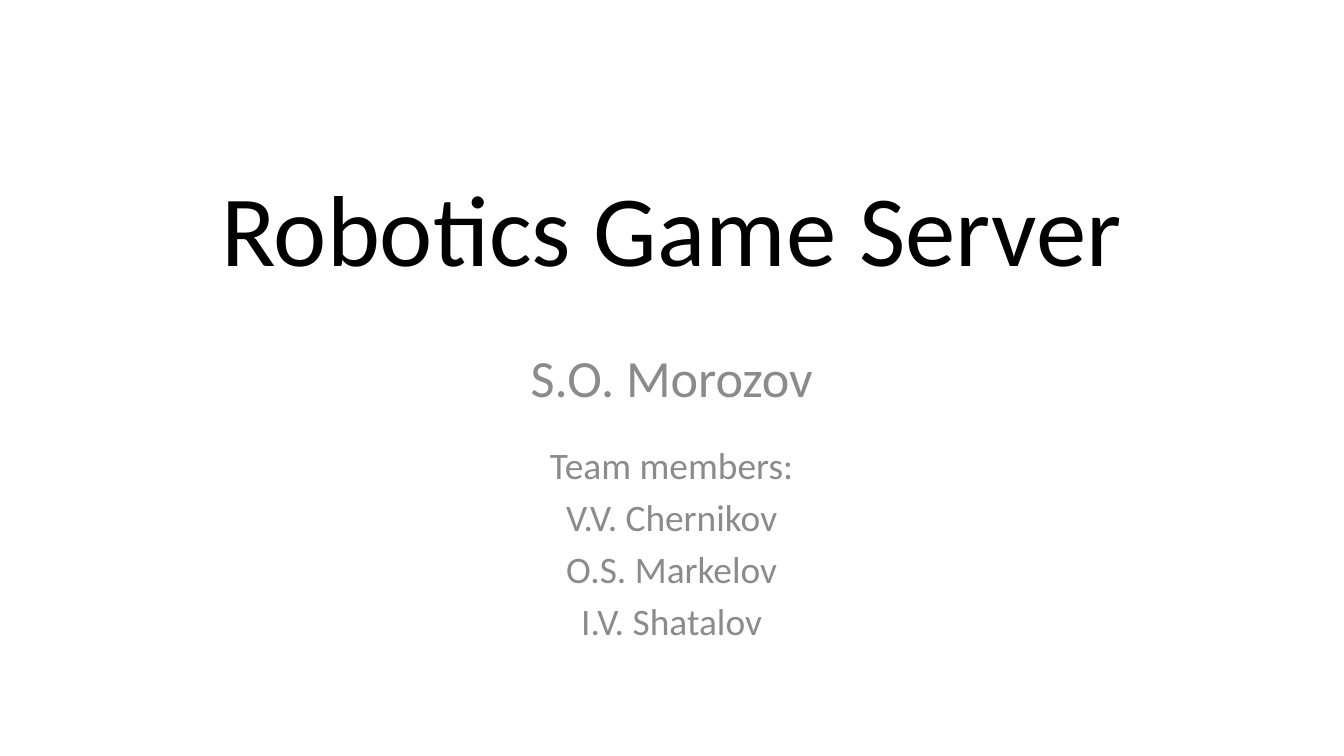
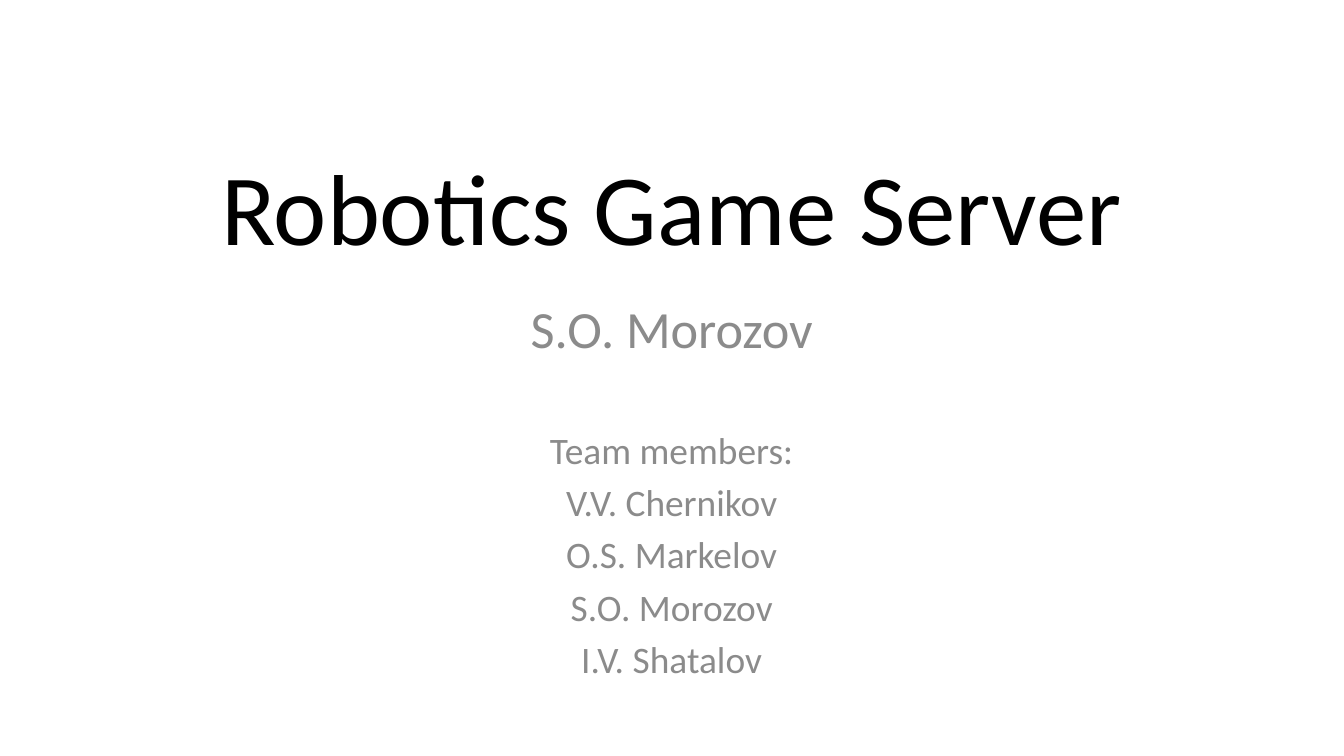
Before and after one commit to shiftuya/Robots, a slide deck: slide 1 of presentation.pptx. Drawn at 1344x756 pixels with LibreOffice and Linux fonts; fonts in the diff are those of the drawing. Boxes give left, top, right and bottom in pixels: in the first picture for what was removed or moved away, otherwise in the second. Text is boxed around its words. In the diff, an @@ line names an element or a change of style, - is before the commit and + after.

Commit message:
1.0

```diff
--- a/presentation.pptx
+++ b/presentation.pptx
@@ title "Robotics Game Server": place and size @@
-title "Robotics Game Server" at bbox=[221, 196, 1121, 267]
+title "Robotics Game Server" at bbox=[221, 175, 1121, 246]
@@ text added at bbox=[531, 314, 813, 349], 28 pt, text #8C8C8C @@
+S.O. Morozov
@@ subtitle at bbox=[531, 363, 813, 398]: paragraph removed @@
-S.O. Morozov
@@ subtitle "Team members:": place and size @@
-subtitle "Team members:" at bbox=[531, 363, 813, 635]
+subtitle "Team members:" at bbox=[550, 438, 794, 673]
@@ subtitle at bbox=[571, 597, 773, 621]: paragraph added @@
+S.O. Morozov
```
